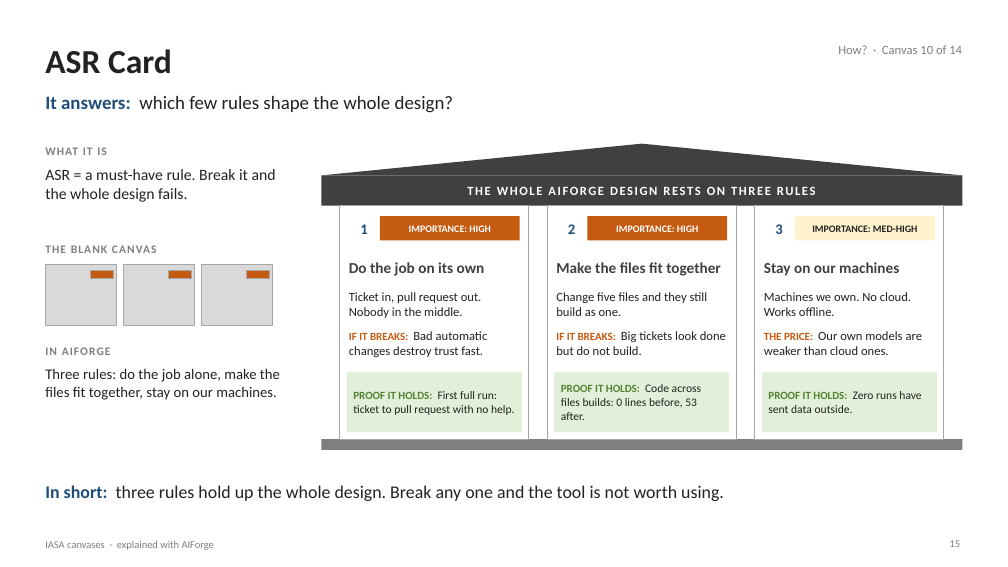
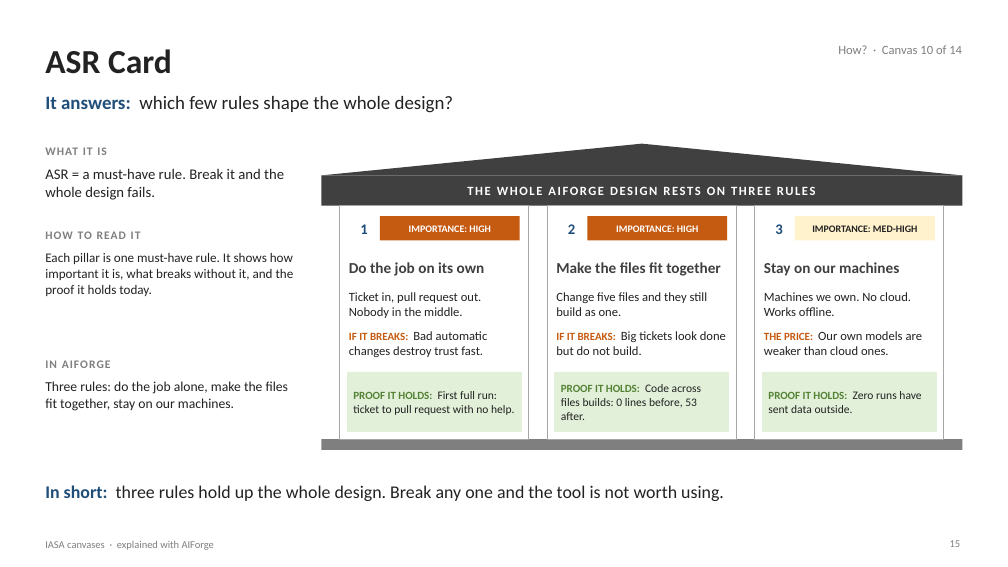
Before and after one commit to Manikanta-Reddy-Pasala/tools, a slide deck: slide 15 of course/iasa-aiforge/IASA-Canvases-with-AIForge.pptx. Drawn at 1008x567 pixels with LibreOffice and Linux fonts; fonts in the diff are those of the drawing. Boxes give left, top, right and bottom in pixels: in the first picture for what was removed or moved away, otherwise in the second. Text is boxed around its words. In the diff, an @@ line names an element or a change of style, - is before the commit and + after.

```diff
--- a/course/iasa-aiforge/IASA-Canvases-with-AIForge.pptx
+++ b/course/iasa-aiforge/IASA-Canvases-with-AIForge.pptx
@@ text "ASR = a must-have rule. ..." at (x1=45, y1=168, x2=284, y2=200): size 15 to 14 pt @@
@@ text added at (x1=45, y1=231, x2=141, y2=239), 11 pt, text #7F7F7F, bold @@
+HOW TO READ IT
@@ text removed at (x1=45, y1=245, x2=157, y2=253) @@
-THE BLANK CANVAS
@@ rectangle removed at (x1=45, y1=265, x2=116, y2=325) @@
@@ text added at (x1=45, y1=253, x2=294, y2=296), 12.5 pt, text #222222 @@
+Each pillar is one must-have rule. It shows how important it is, what breaks without it, and the proof it holds today.
@@ rectangle removed at (x1=123, y1=265, x2=194, y2=325) @@
@@ rectangle removed at (x1=201, y1=265, x2=272, y2=325) @@
@@ rectangle removed at (x1=91, y1=271, x2=113, y2=278) @@
@@ rectangle removed at (x1=169, y1=271, x2=191, y2=278) @@
@@ rectangle removed at (x1=247, y1=271, x2=269, y2=278) @@
@@ text "IN AIFORGE" moved from (x1=45, y1=347, x2=111, y2=355) to (x1=45, y1=360, x2=111, y2=368) @@
@@ text "Three rules: do the job ..." moved from (x1=45, y1=368, x2=280, y2=400) to (x1=45, y1=381, x2=288, y2=411) @@
@@ text "Three rules: do the job ..." at (x1=45, y1=381, x2=288, y2=411): size 14 to 13 pt @@
```
Also in this commit, not shown: 14 other slides changed, 2 other files.
